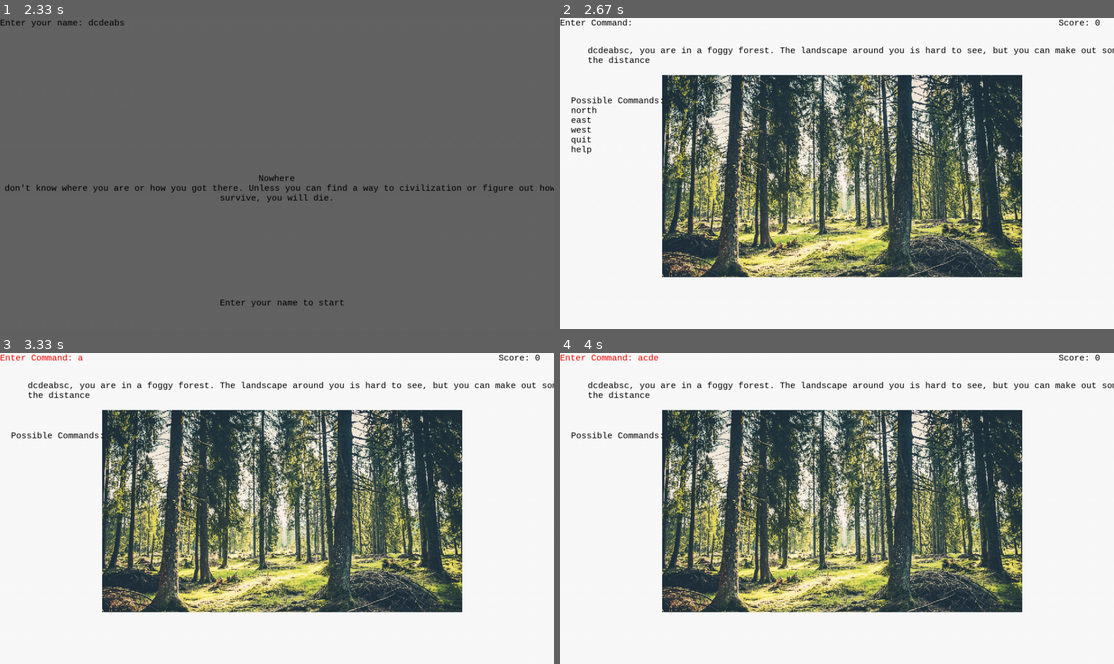
Above: before the commit, frames 1-4 (two rows, left to right).
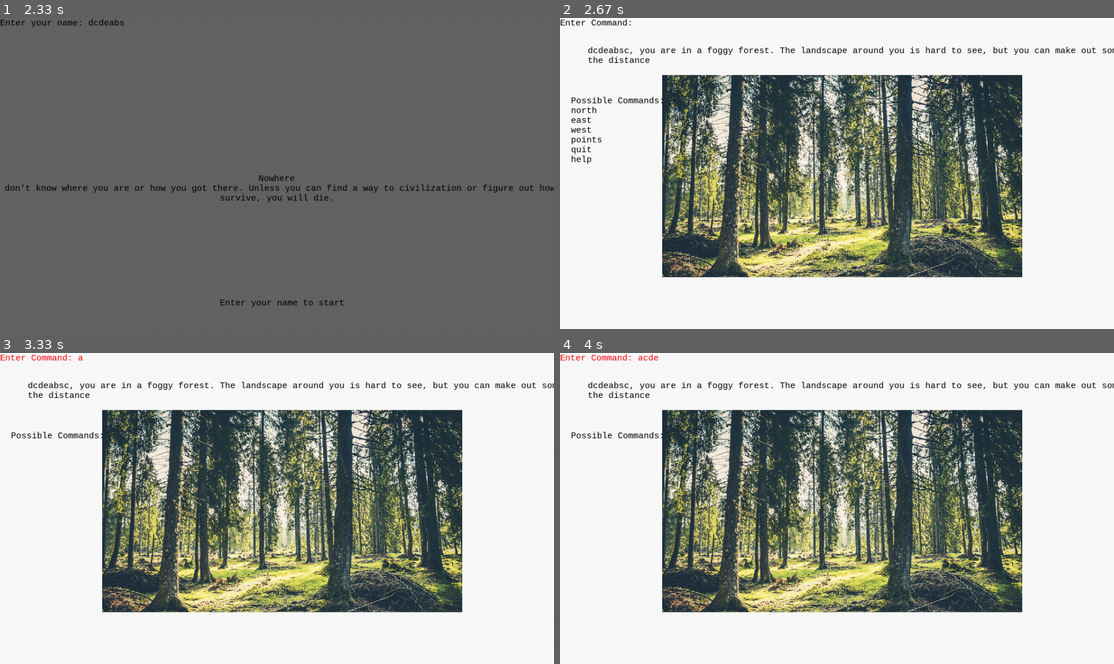
Above: after the commit, the same moments.

Repository: WilliamKluge/CMPT120-Project
Game: pygame game, started from Nowhere/main.py
The game is run twice, just before and just after one commit, with the same random seed, the same clock (stepped at 60 frames per second) and the same inputs.
Inputs:
- Up to frame 1 (2.33 s): tap Enter at 0.33 s; hold D 0.67-1.13 s; tap C at 0.82 s; hold D 1.17-1.63 s; tap E at 1.32 s; hold A 1.67-2.2 s; tap B at 1.82 s; hold S from 2.23 s (still down)
- Up to frame 2 (2.67 s): tap C at 2.38 s; release S at 2.53 s; tap Enter at 2.57 s
- Up to frame 3 (3.33 s): tap Shift at 2.9 s; hold A from 3.23 s (still down)
- Up to frame 4 (4 s): tap C at 3.38 s; release A at 3.63 s; hold D from 3.67 s (still down); tap E at 3.82 s

Frame 1 is identical in both runs. In frame 2, 0.2% of the frame differs, in the area x 2-98%, y 0-47%; in frame 3, less than 0.1%; in frame 4, less than 0.1%.

Commit message:
Added points command, resolves #7

Diff:
--- /dev/null
+++ b/Nowhere/CommandFramework/ImplimentedCommands/PointCommand.py
@@ -0,0 +1,25 @@
+# Holds the NorthCommand class
+# Author: William Kluge
+# Date: 2017-10-15
+from Nowhere.CommandFramework.ICommand import ICommand
+from Nowhere.EntityFramework.Nodes.ScoreNode import ScoreNode
+from Nowhere.EntityFramework.Systems.ImplimentedSystems.DrawTextSystem import DrawTextSystem
+
+
+class PointCommand(ICommand):
+    @property
+    def help_string(self):
+        return "Displays the user's score until they press a key."
+
+    @property
+    def key(self):
+        return "points"
+
+    def is_possible(self, engine):
+        return True
+
+    def create_system(self, engine, user_input):
+        # Get the size of the screen
+        w, h = engine.screen.get_size()
+        return DrawTextSystem(engine, "Score: " + str(engine.character.components[ScoreNode.__name__].score),
+                              (w * 0.90, 0), no_wait=False)
--- a/Nowhere/EntityFramework/Systems/ImplimentedSystems/UpdateCommandSystem.py
+++ b/Nowhere/EntityFramework/Systems/ImplimentedSystems/UpdateCommandSystem.py
@@ -7,13 +7,12 @@
 from Nowhere.CommandFramework.ImplimentedCommands.EastCommand import EastCommand
 from Nowhere.CommandFramework.ImplimentedCommands.HelpCommand import HelpCommand
 from Nowhere.CommandFramework.ImplimentedCommands.NorthCommand import NorthCommand
+from Nowhere.CommandFramework.ImplimentedCommands.PointCommand import PointCommand
 from Nowhere.CommandFramework.ImplimentedCommands.QuitCommand import QuitCommand
 from Nowhere.CommandFramework.ImplimentedCommands.SouthCommand import SouthCommand
 from Nowhere.CommandFramework.ImplimentedCommands.UpCommand import UpCommand
 from Nowhere.CommandFramework.ImplimentedCommands.WestCommand import WestCommand
-from Nowhere.EntityFramework.Nodes.ScoreNode import ScoreNode
 from Nowhere.EntityFramework.Systems.ISystem import ISystem
-from Nowhere.EntityFramework.Systems.ImplimentedSystems.DrawTextSystem import DrawTextSystem
 
 
 class UpdateCommandSystem(ISystem):  # TODO make it so that commands use parts of the system like screen or character
@@ -26,7 +25,7 @@
         super().__init__(engine)
         # Commands that can be run (any command that is any part of the game)
         self.commands = [NorthCommand(), SouthCommand(), EastCommand(), WestCommand(), UpCommand(), DownCommand(),
-                         QuitCommand(), HelpCommand()]
+                         PointCommand(), QuitCommand(), HelpCommand()]
         # Commands that the user can enter in the current iteration
         self.possible_commands = dict()
 
@@ -87,9 +86,3 @@
         for i in range(len(text)):
             # Blits the text to the screen
             self.engine.screen.blit(text[i], self.engine.vertical_add(start_location, (0, text_height * i)))
-
-        # Draws the user's score
-        self.engine.add_system(DrawTextSystem(self.engine,
-                                              "Score: "
-                                              + str(self.engine.character.components[ScoreNode.__name__].score),
-                                              (w * 0.90, 0)))
